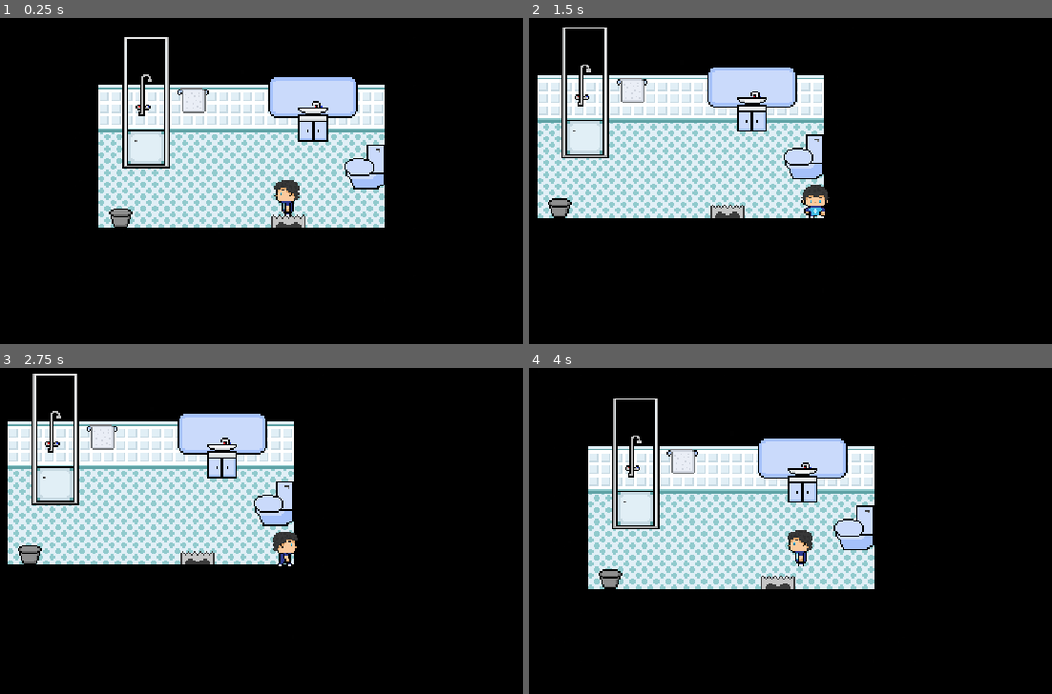
Above: before the commit, frames 1-4 (two rows, left to right).
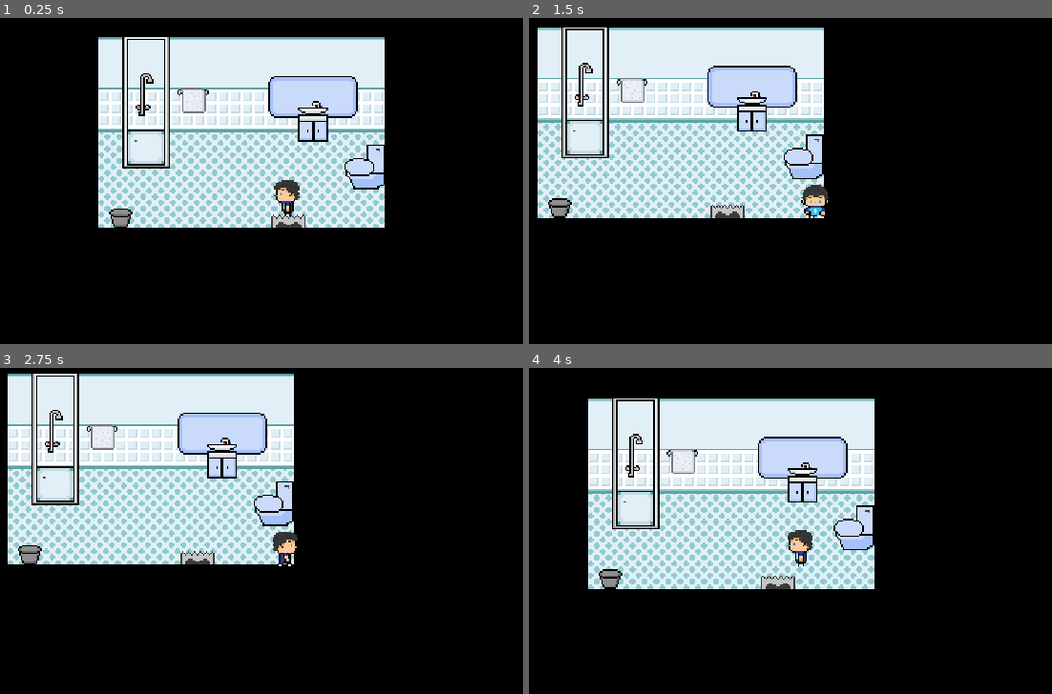
Above: after the commit, the same moments.

Repository: Frnkp21/godot4Tonfra
Game: Godot game, scene res://Scenes/Bathroom.tscn
The game is run twice, just before and just after one commit, with the same random seed, the same clock (stepped at 60 frames per second) and the same inputs. This scene is started directly instead of the project's main scene.
Inputs:
- Up to frame 1 (0.25 s): no input
- Up to frame 2 (1.5 s): tap Enter at 0.5 s; hold D (move_right) 0.53-1.28 s; tap E at 0.6, 1.35 s; hold S (move_down) from 1.28 s (still down)
- Up to frame 3 (2.75 s): release S (move_down) at 2.03 s; hold D (move_right) from 2.03 s (still down); tap E at 2.1 s
- Up to frame 4 (4 s): release D (move_right) at 2.78 s; hold W (move_up) 2.78-3.53 s; tap E at 2.85, 3.6 s; hold A (move_left) from 3.53 s (still down)

The runs differ from the first frame. In frame 1, 7.1% of the frame differs, in the area x 18-74%, y 5-21%; in frame 2, 7.0%; in frame 3, 7.1%, in the area x 1-57%, y 1-17%; in frame 4, 7.1%.

Commit message:
He puesto la pared en el baño

Diff:
--- a/Scenes/Bathroom.tscn
+++ b/Scenes/Bathroom.tscn
@@ -13,6 +13,7 @@
 [ext_resource path="res://Assets/Map/casa/decoracioncasa/ducha.png" type="Texture" id=11]
 [ext_resource path="res://Assets/Map/casa/decoracioncasa/bater.png" type="Texture" id=12]
 [ext_resource path="res://Assets/Map/casa/decoracioncasa/espejo.png" type="Texture" id=13]
+[ext_resource path="res://Assets/Map/casa/pared-baño2.png" type="Texture" id=14]
 
 [sub_resource type="ConvexPolygonShape2D" id=1]
 points = PoolVector2Array( 0, 0, 32, 0, 31.9914, 12.8799, 0, 12.907 )
@@ -105,6 +106,20 @@
 "shape_transform": Transform2D( 1, 0, 0, 1, 0, 0 )
 } ]
 4/z_index = 0
+5/name = "pared-baño2.png 5"
+5/texture = ExtResource( 14 )
+5/tex_offset = Vector2( 0, 0 )
+5/modulate = Color( 1, 1, 1, 1 )
+5/region = Rect2( 0, 0, 32, 32 )
+5/tile_mode = 0
+5/occluder_offset = Vector2( 0, 0 )
+5/navigation_offset = Vector2( 0, 0 )
+5/shape_offset = Vector2( 0, 0 )
+5/shape_transform = Transform2D( 1, 0, 0, 1, 0, 0 )
+5/shape_one_way = false
+5/shape_one_way_margin = 0.0
+5/shapes = [  ]
+5/z_index = 0
 
 [sub_resource type="ConvexPolygonShape2D" id=4]
 points = PoolVector2Array( 6.15055, 7.1179, 25.8318, 7.07008, 26.0625, 17, 6.01855, 17.0605 )
@@ -349,7 +364,7 @@
 tile_set = SubResource( 3 )
 cell_size = Vector2( 32, 32 )
 format = 1
-tile_data = PoolIntArray( 4, 4, 0, 5, 4, 0, 6, 4, 0, 7, 4, 0, 8, 4, 0, 9, 4, 0, 10, 4, 0, 11, 4, 0, 65540, 4, 0, 65547, 4, 0, 131076, 4, 0, 131077, 1, 0, 131 …(445 unchanged characters)…
+tile_data = PoolIntArray( 4, 4, 0, 5, 4, 0, 6, 4, 0, 7, 4, 0, 8, 4, 0, 9, 4, 0, 10, 4, 0, 11, 4, 0, 65540, 4, 0, 65541, 5, 0, 65542, 5, 0, 65543, 5, 0, 65544, 5, 0, 65545, 5, 0, 65546, 5, 0, 65547, 4, 0, 131076, 4, 0, 131077, 1, 0, 131 …(445 unchanged characters)…
 
 [node name="Deco" type="TileMap" parent="."]
 position = Vector2( 0, -8 )
--- a/Scenes/Parentsroom.tscn
+++ b/Scenes/Parentsroom.tscn
@@ -7,6 +7,7 @@
 [ext_resource path="res://Scenes/Player.tscn" type="PackedScene" id=5]
 
 [node name="Parentsroom" type="Node2D"]
+position = Vector2( 126, 122 )
 
 [node name="BlackBack" type="Sprite" parent="."]
 scale = Vector2( 3, 3 )
Binary file added: Assets/Map/casa/pared-baño2.png
Not shown, added: Assets/Map/casa/pared-baño2.png.import
Not shown: 1 places in Scenes/Bathroom.tscn that only renumber resources
